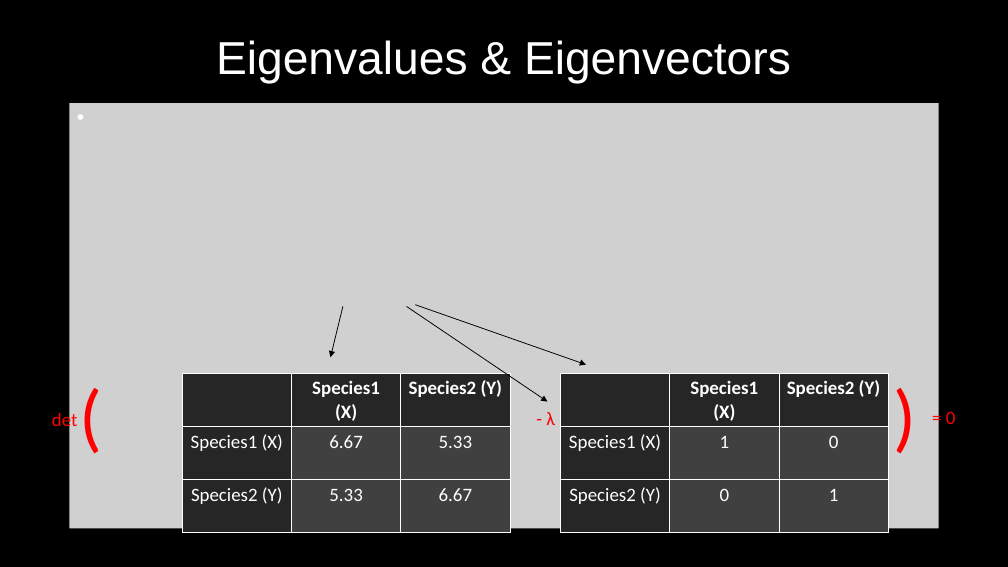
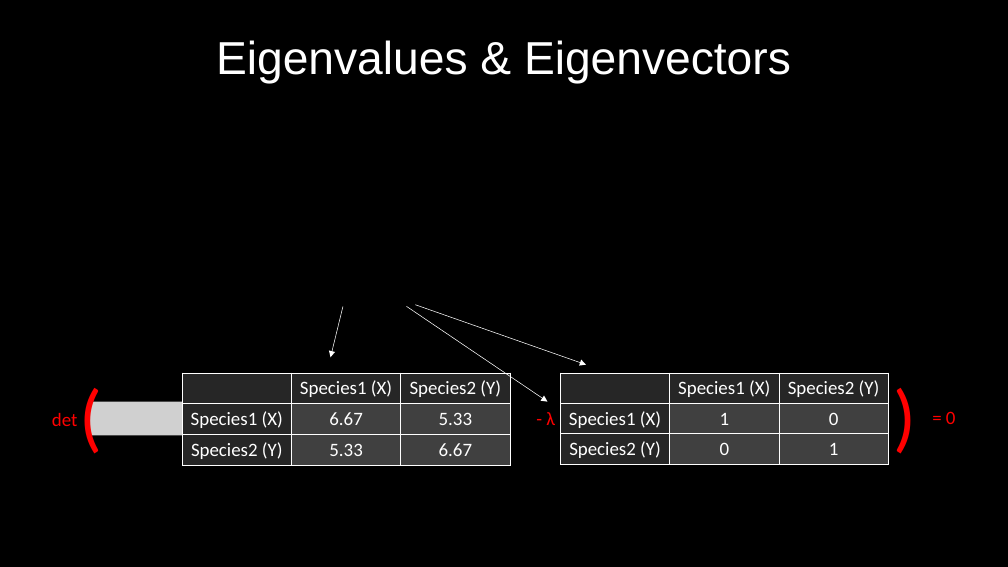
Before and after one commit to MyGitUse/MBIO7160, a slide deck: slide 42 of FinalProject/191128_Presentation_NM.pptx. Drawn at 1008x567 pixels with LibreOffice and Linux fonts; fonts in the diff are those of the drawing; grey boxes stand for pictures. Boxes give left, top, right and bottom in pixels: in the first picture for what was removed or moved away, otherwise in the second. Text is boxed around its words. In the diff, an @@ line names an element or a change of style, - is before the commit and + after.

Commit message:
update

```diff
--- a/FinalProject/191128_Presentation_NM.pptx
+++ b/FinalProject/191128_Presentation_NM.pptx
@@ picture removed at [70,103,939,529] @@
@@ freeform shape removed at [330,306,343,357] @@
@@ arrow added from (343, 306) to (330, 358), #FFFFFF 0.5 pt @@
@@ freeform shape removed at [407,306,547,402] @@
@@ arrow added from (407, 306) to (547, 402), #FFFFFF 0.5 pt @@
@@ freeform shape removed at [415,305,586,364] @@
@@ arrow added from (415, 305) to (586, 364), #FFFFFF 0.5 pt @@
@@ table at [182,374,511,464] @@
@@ bold off in "Species1 (X)", "Species2 (Y)" @@
@@ borders changed @@
@@ table at [560,374,889,464] @@
@@ bold off in "Species1 (X)", "Species2 (Y)" @@
@@ borders changed @@
@@ text "det" rewrapped from [52,411,78,432] to [52,413,78,426] @@
```
Also in this commit, not shown: 40 other slides changed, 3 slides added, 3 slides removed.
